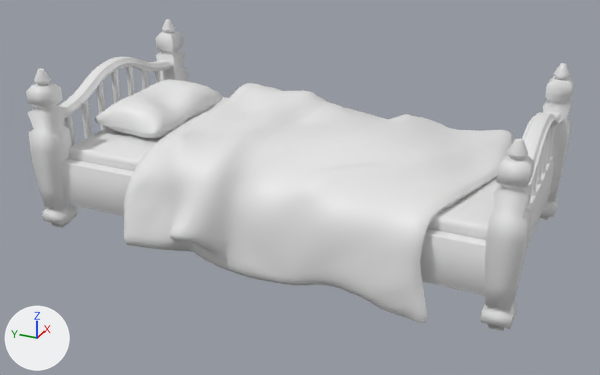
A saved change to the FBX model TinyTanks/Assets/Art/Meshes/Girllbed_Prop.fbx.
One viewpoint serves both versions: a 50 mm camera at (-260.4, -115.3, 144.0) aimed at (-8.4, -1.9, 17.9). Arrows for +X, +Y and +Z are at lower left; the lights stay in place.

The first picture shows 'Balustrade_low', 'Kussen_low', 'Lakens_low', 'Matras_low', 'Plankvoorkant_low', 'Plankzijkant_low', 'Poten_low', 'Stokken_low'.
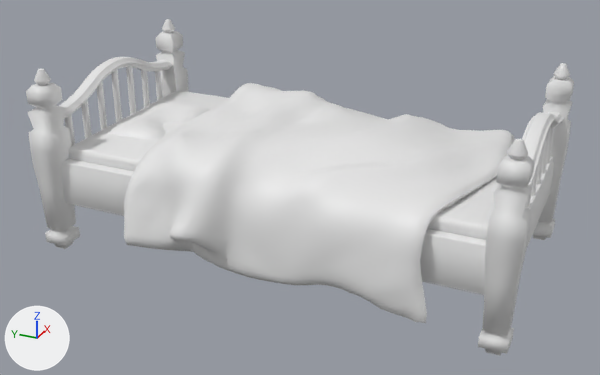
The newer file is also rescaled (x0.0998), turned or shifted as a whole; pictures and numbers use the older file's frame.

Pixel boxes [x1, y1, x2, y2] of what changed, in the pictures (600 x 375 px; the box of a moved part takes in the faces that stretch with it):
'Poten_low', reshaped (8% taller)
    before: [26, 19, 574, 331]
    after: [26, 19, 574, 356]
'Kussen_low', mesh moved
    before: [95, 79, 223, 139]
    after: [108, 101, 211, 139]
part 1 of me_circle_003, moved or reshaped
    before: [481, 278, 520, 331]
    after: [478, 278, 520, 356]
part 2 of me_circle_003, moved or reshaped
    before: [39, 188, 77, 228]
    after: [39, 188, 80, 249]
part 3 of me_circle_003, moved or reshaped
    before: [540, 178, 561, 220]
    after: [533, 178, 561, 240]

The change in detail:
me_circle_003 has 548 vertices, 1080 faces and spans x -46.0..46.0, y -88.0..88.0, z 0.0..61.0.
me_circle_003 is used by ob_poten_low; location (0.0, 0.0, 0.0).
me_circle_003 part 1: all 24 vertices in x -45.0..-36.0, y -87.0..-78.0, z 0.0..9.0 are moved by (0.0, 0.0, -9.0).
me_circle_003 part 2: all 24 vertices in x -45.0..-36.0, y 78.0..87.0, z 0.0..9.0 are moved by (0.0, 0.0, -9.0).
me_circle_003 part 3: all 24 vertices in x 36.0..45.0, y -87.0..-78.0, z 0.0..9.0 are moved by (0.0, 0.0, -9.0).
me_kussen_002 has 447 vertices, 890 faces and spans x -22.8..23.6, y 46.2..76.9, z 30.5..44.4.
me_kussen_002 is used by ob_kussen_low; location (0.0, 0.0, 0.0).
me_kussen_002 part 4: the whole mesh is moved by (0.0, 0.0, -9.2).
